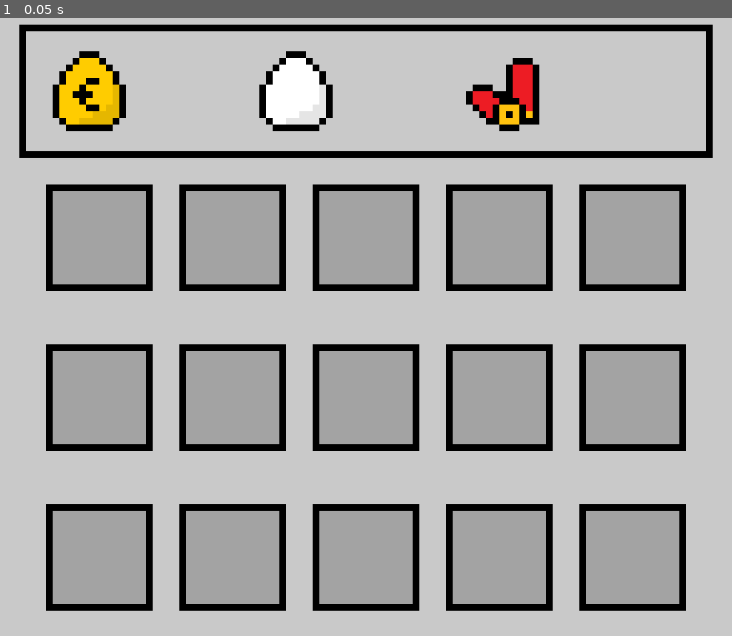
Above: before the commit, frame 1.
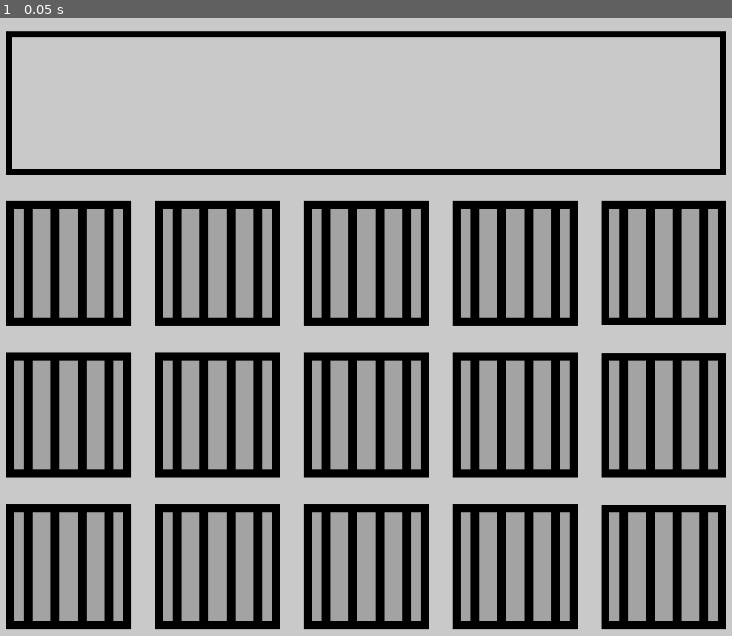
Above: after the commit, the same moment.

Repository: C-H-Rm/Duck-Harvest-godot
Game: Godot game, scene res://Main.tscn
Same seed, same stepped clock (60 frames per second), same inputs: the game is played once before the commit and once after it.
Inputs:
- Up to frame 1 (0.05 s): no input

The runs differ from the first frame. In frame 1, 50% of the frame differs, in the area x 0-100%, y 0-100%.

Commit message:
task: basic overview UI

Diff:
--- a/Main.tscn
+++ b/Main.tscn
@@ -1,12 +1,17 @@
 [gd_scene format=3 uid="uid://s72lgdrrjaec"]
 
-[ext_resource type="Texture2D" uid="uid://dvxg5p6bcxbv3" path="res://sprites/overzichtAchtergrond.png" id="1_glv2v"]
+[ext_resource type="PackedScene" uid="uid://c3psw8tfacycu" path="res://scenes/overview_screen/overview.tscn" id="1_glv2v"]
 
-[node name="Main" type="Node2D" unique_id=1431247880]
-position = Vector2(-2, -1)
+[node name="Main" type="Control" unique_id=1041643782]
+layout_mode = 3
+anchors_preset = 15
+anchor_right = 1.0
+anchor_bottom = 1.0
+grow_horizontal = 2
+grow_vertical = 2
+size_flags_horizontal = 3
+size_flags_vertical = 3
+metadata/_edit_vertical_guides_ = [1402.0]
 
-[node name="OverzichtAchtergrond" type="Sprite2D" parent="." unique_id=469118960]
-texture_filter = 1
-position = Vector2(542, 451)
-scale = Vector2(9, 9)
-texture = ExtResource("1_glv2v")
+[node name="Overview" parent="." unique_id=1407821958 instance=ExtResource("1_glv2v")]
+layout_mode = 1
--- a/project.godot
+++ b/project.godot
@@ -19,9 +19,9 @@
 
 window/size/viewport_width=1080
 window/size/viewport_height=900
-window/size/mode=3
-window/size/initial_position=Vector2i(302, 251)
-window/stretch/mode="viewport"
+window/size/mode=2
+window/stretch/mode="canvas_items"
+window/stretch/aspect="expand"
 window/stretch/scale_mode="integer"
 mouse_cursor/custom_image="uid://vdq6e1713e2m"
 
--- /dev/null
+++ b/scenes/overview_screen/cage_grid_container.gd
@@ -0,0 +1,12 @@
+@tool
+extends GridContainer
+
+const CAGE_UI = preload("uid://bjsaamiuvbbjq")
+
+func _ready() -> void:
+	## This script is a @tool. This means it behaves in the editor as if it has already been instanced.
+	## Meaning functions like _ready are ran whenever the node is refreshed.
+	## In this case this is useful to create 15 CAGE_UI nodes in a loop instead of manually adding them one by one in the scene editor.
+	for i in 15:
+		var cage: Control = CAGE_UI.instantiate()
+		add_child(cage)
--- /dev/null
+++ b/scenes/overview_screen/overview.tscn
@@ -0,0 +1,53 @@
+[gd_scene format=3 uid="uid://c3psw8tfacycu"]
+
+[ext_resource type="StyleBox" uid="uid://rq3h3rwldtm8" path="res://themes/black_border_panel.tres" id="2_ookwh"]
+[ext_resource type="Script" uid="uid://bmr2d65n360pd" path="res://scenes/overview_screen/cage_grid_container.gd" id="3_tpopy"]
+
+[node name="Overview" type="Control" unique_id=1407821958]
+layout_mode = 3
+anchors_preset = 15
+anchor_right = 1.0
+anchor_bottom = 1.0
+grow_horizontal = 2
+grow_vertical = 2
+
+[node name="BackgroundColorRect" type="ColorRect" parent="." unique_id=1338543659]
+layout_mode = 1
+anchors_preset = 15
+anchor_right = 1.0
+anchor_bottom = 1.0
+grow_horizontal = 2
+grow_vertical = 2
+color = Color(0.7882353, 0.7882353, 0.7882353, 1)
+
+[node name="AspectRatioContainer" type="AspectRatioContainer" parent="." unique_id=854219184]
+layout_mode = 1
+anchors_preset = -1
+anchor_left = 0.05
+anchor_top = 0.05
+anchor_right = 0.95
+anchor_bottom = 0.95
+grow_horizontal = 2
+grow_vertical = 2
+ratio = 1.2
+
+[node name="VBoxContainer" type="VBoxContainer" parent="AspectRatioContainer" unique_id=1641310125]
+layout_mode = 2
+theme_override_constants/separation = 32
+
+[node name="PanelContainer" type="PanelContainer" parent="AspectRatioContainer/VBoxContainer" unique_id=1782645754]
+layout_mode = 2
+size_flags_vertical = 3
+theme_override_styles/panel = ExtResource("2_ookwh")
+
+[node name="HBoxContainer" type="HBoxContainer" parent="AspectRatioContainer/VBoxContainer/PanelContainer" unique_id=349184209]
+layout_mode = 2
+
+[node name="CageGridContainer" type="GridContainer" parent="AspectRatioContainer/VBoxContainer" unique_id=625274629]
+layout_mode = 2
+size_flags_vertical = 3
+size_flags_stretch_ratio = 3.0
+theme_override_constants/h_separation = 32
+theme_override_constants/v_separation = 32
+columns = 5
+script = ExtResource("3_tpopy")
--- /dev/null
+++ b/scenes/overview_screen/overview_cage_ui/cage_ui.gd
@@ -0,0 +1,25 @@
+@tool
+class_name CageUI extends Control
+
+signal clicked(cage_ui: CageUI)
+
+@export var locked: bool = true:
+	set(value):
+		locked = value
+		if is_node_ready():
+			_update_locked_visuals()
+
+@onready var button: Button = $AspectRatioContainer/Button
+
+@onready var cage_unlocked_texture: TextureRect = $AspectRatioContainer/Foreground/CageUnlockedTexture
+@onready var cage_locked_texture: TextureRect = $AspectRatioContainer/Foreground/CageLockedTexture
+
+func _ready() -> void:
+	button.pressed.connect(_on_clicked)
+
+func _update_locked_visuals() -> void:
+	cage_locked_texture.visible = locked
+	cage_unlocked_texture.visible = not locked
+
+func _on_clicked() -> void:
+	clicked.emit(self)
--- /dev/null
+++ b/scenes/overview_screen/overview_cage_ui/cage_ui.tscn
@@ -0,0 +1,74 @@
+[gd_scene format=3 uid="uid://bjsaamiuvbbjq"]
+
+[ext_resource type="Script" uid="uid://bo3l62vqhg3tx" path="res://scenes/overview_screen/overview_cage_ui/cage_ui.gd" id="1_b02ay"]
+[ext_resource type="Texture2D" uid="uid://dsuyk1hpegtfh" path="res://sprites/hokOntgrendeld.png" id="2_2w2wy"]
+[ext_resource type="Texture2D" uid="uid://bkj7g3f522i7t" path="res://sprites/hokje_achtergrond.tres" id="3_2w2wy"]
+[ext_resource type="Texture2D" uid="uid://bj0lwoq0vwwa6" path="res://sprites/hokVergrendeld.png" id="4_b02ay"]
+
+[sub_resource type="StyleBoxEmpty" id="StyleBoxEmpty_b02ay"]
+
+[sub_resource type="StyleBoxEmpty" id="StyleBoxEmpty_xvibo"]
+
+[sub_resource type="StyleBoxEmpty" id="StyleBoxEmpty_3sihv"]
+
+[sub_resource type="StyleBoxEmpty" id="StyleBoxEmpty_ucr5f"]
+
+[sub_resource type="StyleBoxEmpty" id="StyleBoxEmpty_r045m"]
+
+[node name="CageUi" type="Control" unique_id=1750076045]
+layout_mode = 3
+anchors_preset = 15
+anchor_right = 1.0
+anchor_bottom = 1.0
+grow_horizontal = 2
+grow_vertical = 2
+size_flags_horizontal = 3
+size_flags_vertical = 3
+script = ExtResource("1_b02ay")
+locked = false
+
+[node name="AspectRatioContainer" type="AspectRatioContainer" parent="." unique_id=1830971296]
+layout_mode = 1
+anchors_preset = 15
+anchor_right = 1.0
+anchor_bottom = 1.0
+grow_horizontal = 2
+grow_vertical = 2
+mouse_filter = 2
+
+[node name="Background" type="TextureRect" parent="AspectRatioContainer" unique_id=882752729]
+layout_mode = 2
+texture = ExtResource("3_2w2wy")
+
+[node name="BirdsArea" type="Control" parent="AspectRatioContainer" unique_id=478095223]
+layout_mode = 2
+
+[node name="Foreground" type="Control" parent="AspectRatioContainer" unique_id=2062561557]
+layout_mode = 2
+
+[node name="CageUnlockedTexture" type="TextureRect" parent="AspectRatioContainer/Foreground" unique_id=1219852986]
+layout_mode = 1
+anchors_preset = 15
+anchor_right = 1.0
+anchor_bottom = 1.0
+grow_horizontal = 2
+grow_vertical = 2
+texture = ExtResource("2_2w2wy")
+
+[node name="CageLockedTexture" type="TextureRect" parent="AspectRatioContainer/Foreground" unique_id=1737669033]
+visible = false
+layout_mode = 1
+anchors_preset = 15
+anchor_right = 1.0
+anchor_bottom = 1.0
+grow_horizontal = 2
+grow_vertical = 2
+texture = ExtResource("4_b02ay")
+
+[node name="Button" type="Button" parent="AspectRatioContainer" unique_id=2068507844]
+layout_mode = 2
+theme_override_styles/normal = SubResource("StyleBoxEmpty_b02ay")
+theme_override_styles/pressed = SubResource("StyleBoxEmpty_xvibo")
+theme_override_styles/hover = SubResource("StyleBoxEmpty_3sihv")
+theme_override_styles/disabled = SubResource("StyleBoxEmpty_ucr5f")
+theme_override_styles/focus = SubResource("StyleBoxEmpty_r045m")
--- /dev/null
+++ b/sprites/hokje_achtergrond.tres
@@ -0,0 +1,7 @@
+[gd_resource type="AtlasTexture" format=3 uid="uid://bkj7g3f522i7t"]
+
+[ext_resource type="Texture2D" uid="uid://dvxg5p6bcxbv3" path="res://sprites/overzichtAchtergrond.png" id="1_6fujd"]
+
+[resource]
+atlas = ExtResource("1_6fujd")
+region = Rect2(12, 28, 16, 16)
--- /dev/null
+++ b/themes/black_border_panel.tres
@@ -0,0 +1,10 @@
+[gd_resource type="StyleBoxFlat" format=3 uid="uid://rq3h3rwldtm8"]
+
+[resource]
+bg_color = Color(1, 1, 1, 0)
+border_width_left = 8
+border_width_top = 8
+border_width_right = 8
+border_width_bottom = 8
+border_color = Color(0, 0, 0, 1)
+corner_detail = 1
Not shown, added: scenes/overview_screen/cage_grid_container.gd.uid
Not shown, added: scenes/overview_screen/overview_cage_ui/cage_ui.gd.uid
Binary file added: sprites/spritesheet.png
Not shown, added: sprites/spritesheet.png.import
